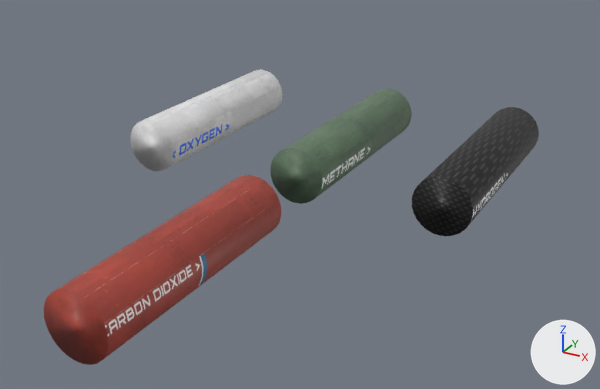
What one commit did to the Blender file Assets/homestead/base pieces/pipe.blend.
Before and after are seen from a camera (50 mm lens) standing at (3.18, -6.71, 2.69) and looking at (-0.37, -0.24, -0.54). Every picture has the same lights, and +X, +Y and +Z are marked at lower right.

Before the edit, the objects in view are built like this:
```python
me_cylinder_001 = bpy.data.meshes.new('Cylinder.001')
me_cylinder_001.from_pydata(...)  # 102 vertices, 61 faces; spans x -1.0..1.0, y -1.0..1.0, z -1.0..1.0
me_cylinder_001.polygons.foreach_set('use_smooth', [True] * 61)
me_cylinder_001.materials.append(mat_gas_diffuse_jpg)  # picture img_gas_diffuse_jpg
me_cylinder_002 = bpy.data.meshes.new('Cylinder.002')
me_cylinder_002.from_pydata(...)  # 102 vertices, 61 faces; spans x -1.0..1.0, y -1.0..1.0, z -1.0..1.0
me_cylinder_002.polygons.foreach_set('use_smooth', [True] * 61)
me_cylinder_002.materials.append(mat_gas_diffuse_jpg_001)  # picture img_gas_diffuse_jpg_001
me_cylinder_003 = bpy.data.meshes.new('Cylinder.003')
me_cylinder_003.from_pydata(...)  # 102 vertices, 61 faces; spans x -1.0..1.0, y -1.0..1.0, z -1.0..1.0
me_cylinder_003.polygons.foreach_set('use_smooth', [True] * 61)
me_cylinder_003.materials.append(mat_gas_diffuse_jpg)  # picture img_gas_diffuse_jpg
ob_cotwopipe = bpy.data.objects.new('cotwopipe', me_cylinder_003)
ob_cotwopipe.location = (0.0, -2.675, 0.0)
ob_cotwopipe.rotation_euler = (1.571, 0.0, 0.0)  # degrees (90, 0, 0)
ob_cotwopipe.scale = (0.25, 0.25, 1.0)
ob_hydrogenpipe = bpy.data.objects.new('hydrogenpipe', me_cylinder_002)
ob_hydrogenpipe.location = (1.301, 0.0, 0.0)
ob_hydrogenpipe.rotation_euler = (1.571, 0.0, 0.0)  # degrees (90, 0, 0)
ob_hydrogenpipe.scale = (0.25, 0.25, 1.0)
ob_oxygenpipe = bpy.data.objects.new('oxygenpipe', me_cylinder_001)
ob_oxygenpipe.location = (-1.531, 0.0, 0.0)
ob_oxygenpipe.rotation_euler = (1.571, 0.0, 0.0)  # degrees (90, 0, 0)
ob_oxygenpipe.scale = (0.25, 0.25, 1.0)
# also in view: 'methanepipe' at (0.0, 0.0, 0.0)
```
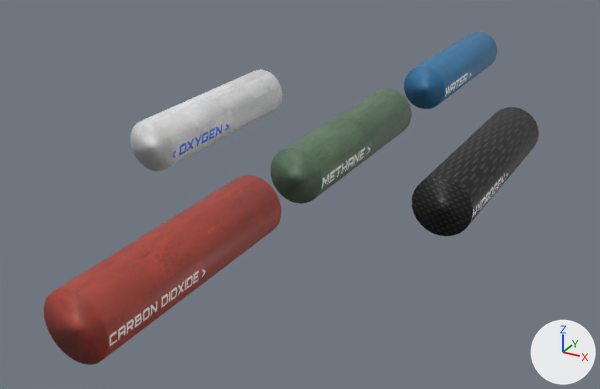
Commit message: New water pipe

Boxes [x1, y1, x2, y2] around the edits, measured in the pictures (600 x 389 px):
'waterpipe', added (blue): after [404, 32, 497, 109]
part 1 of me_cylinder_003, surface changed: [44, 175, 281, 365] in both

Edits to the bpy script that builds the scene:
```text
Change me_cylinder_003:
    where me_cylinder_003.from_pydata(...)  # 102 vertices, 61 faces; spans x -1.0..1.0, y -1.0..1.0, z -1.0..1.0
    used by ob_cotwopipe; location = (0.0, -2.675, 0.0); rotation_euler = (1.571, 0.0, 0.0), in degrees (90, 0, 0); scale = (0.25, 0.25, 1.0)
    me_cylinder_003 part 1: texture (UV) coordinates of 61 of 61 faces, centred in x -1.0..1.0, y -0.99..0.99, z -1.0..1.0, changed; they spanned u 0.01..0.51, v 0.01..0.74 and now span u 0.02..0.49, v 0.02..0.74
Add me_cylinder_004:
    me_cylinder_004.from_pydata(...)  # 102 vertices, 61 faces; spans x -1.0..1.0, y -1.0..1.0, z -1.0..1.0
    me_cylinder_004.polygons.foreach_set('use_smooth', [True] * 61)
    me_cylinder_004.materials.append(mat_gas_diffuse_jpg)  # picture img_gas_diffuse_jpg
Add ob_waterpipe:
    ob_waterpipe = bpy.data.objects.new('waterpipe', me_cylinder_004)
    ob_waterpipe.location = (0.0, 3.009, 0.0)
    ob_waterpipe.rotation_euler = (1.571, 0.0, 0.0)  # degrees (90, 0, 0)
    ob_waterpipe.scale = (0.25, 0.25, 1.0)
```
